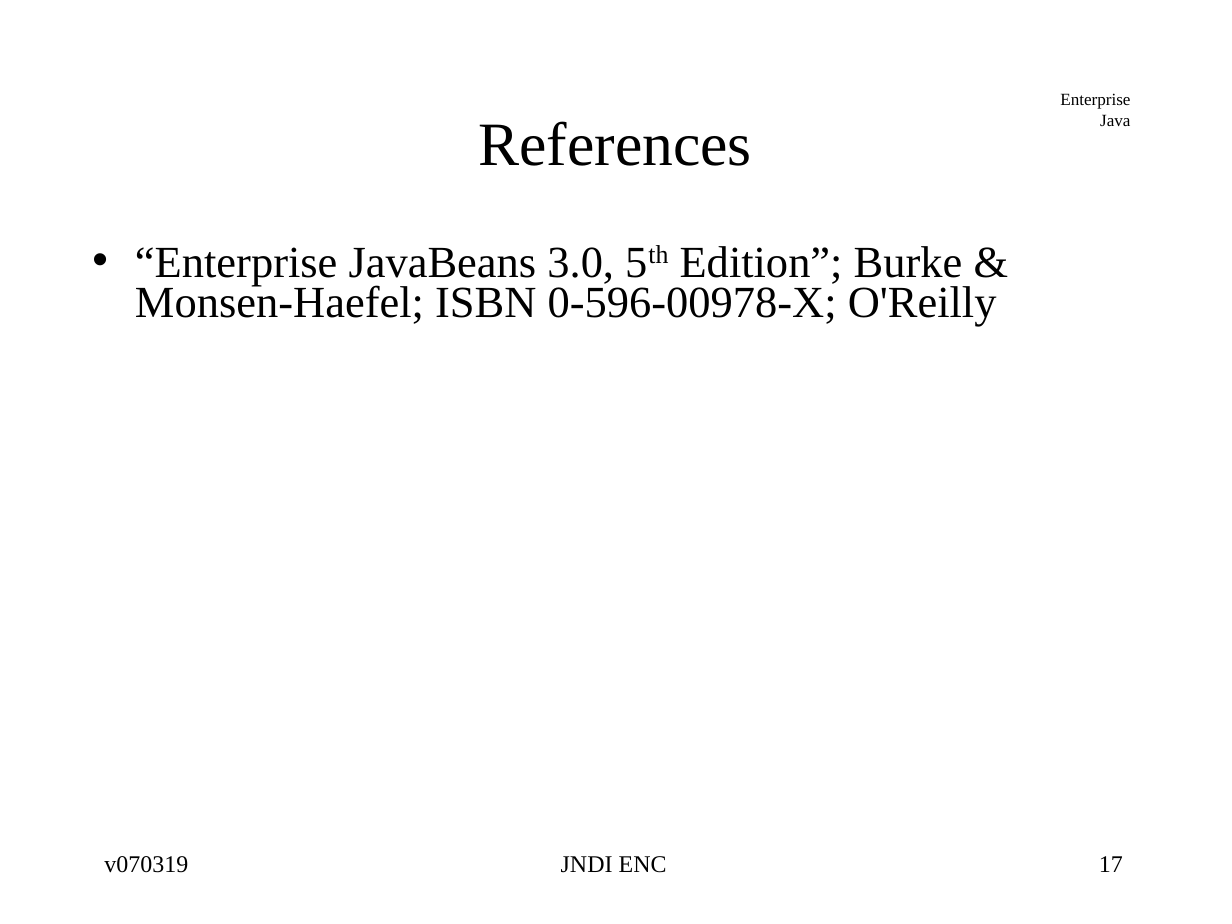
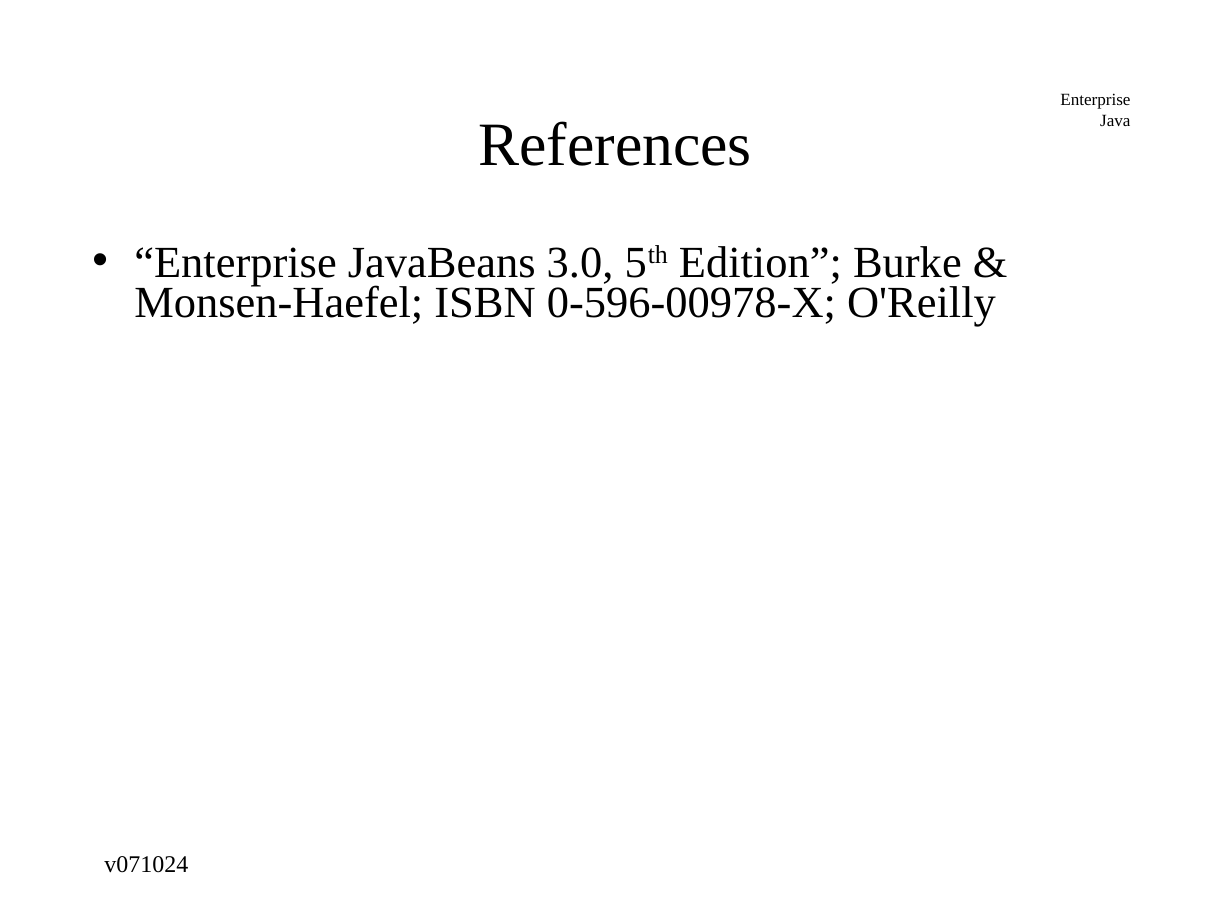
Before and after one commit to jcstaff/ejava-javaee, a slide deck: slide 17 of jndiDemo/src/site/resources/lectures/jndiENC.ppt. Drawn at 1232x924 pixels with LibreOffice and Linux fonts; fonts in the diff are those of the drawing. Boxes give left, top, right and bottom in pixels: in the first picture for what was removed or moved away, otherwise in the second. Text is boxed around its words. In the diff, an @@ line names an element or a change of style, - is before the commit and + after.

```diff
--- a/jndiDemo/src/site/resources/lectures/jndiENC.ppt
+++ b/jndiDemo/src/site/resources/lectures/jndiENC.ppt
@@ text "“Enterprise JavaBeans 3.0, 5th Edition”; ..." at bbox=[134, 246, 996, 326]: indent changed @@
@@ text at bbox=[104, 856, 188, 873]: text changed @@
-v070319
+v071024
@@ text removed at bbox=[561, 856, 667, 873] @@
-JNDI ENC
@@ page number removed at bbox=[1099, 856, 1123, 872] @@
-17
```
Also in this commit, not shown: 15 other slides changed, 9 other files.
